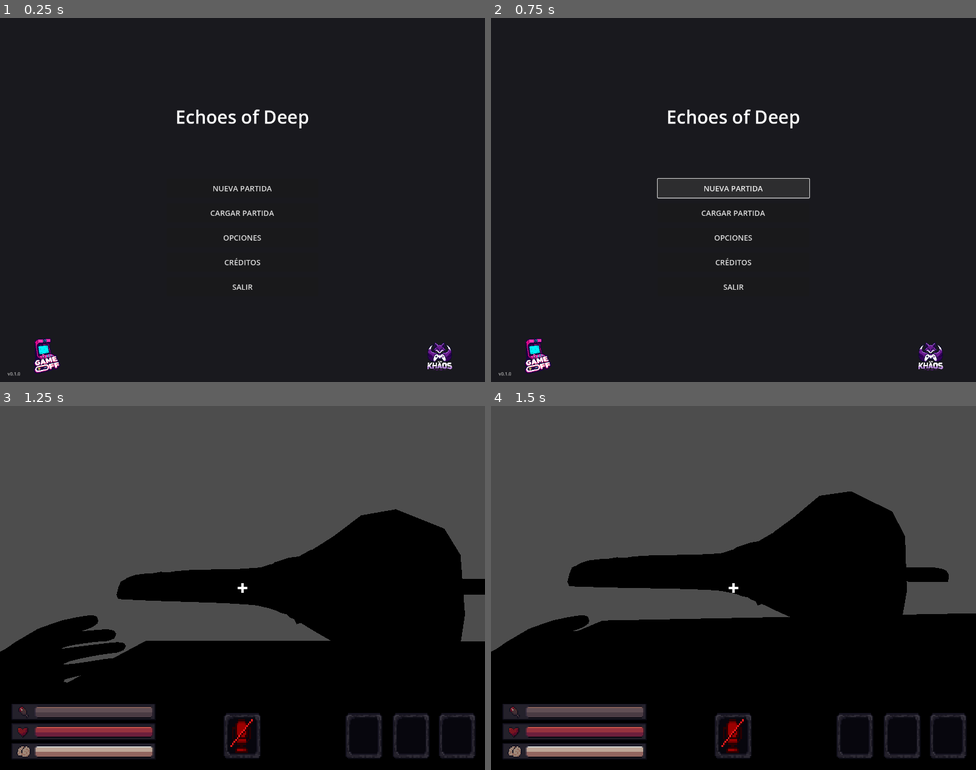
Above: before the commit, frames 1-4 (two rows, left to right).
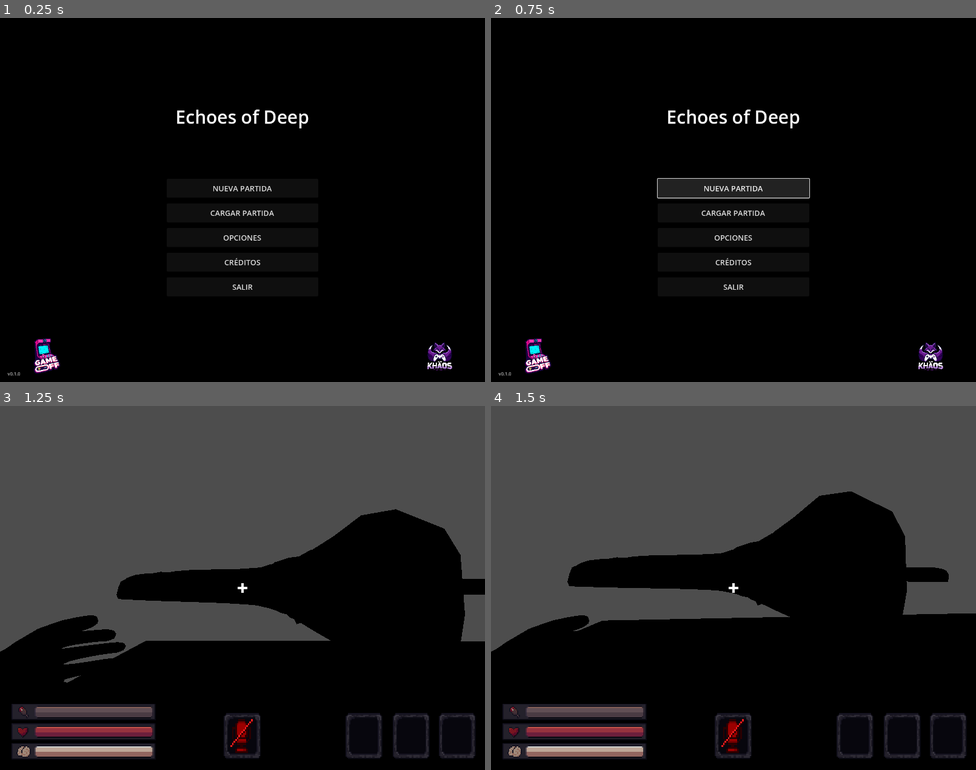
Above: after the commit, the same moments.

Repository: TeamKhaos/Echoes-of-Deep
Game: Godot game, scene res://scenes/main_menu.tscn
Same seed, same stepped clock (60 frames per second), same inputs: the game is played once before the commit and once after it. The project has no main scene, so this scene is started directly. Video files are missing from this copy of the repository; at most half a second of black plays in their place. Sound files missing from this copy of the repository are replaced by a short silence.
Inputs (mouse positions are in pixels of both pictures, inside the frame that each line leads up to):
- Up to frame 1 (0.25 s): no input
- Up to frame 2 (0.75 s): click "NUEVA PARTIDA" at 0.5 s
- Up to frame 3 (1.25 s): no input
- Up to frame 4 (1.5 s): tap Enter at 1.25 s; move the mouse to (757, 588) at 1.27 s; hold W (Up) from 1.28 s (still down); hold Shift (Crouch) from 1.28 s (still down); click (757, 588) at 1.42 s

The runs differ from the first frame. In frame 1, 91% of the frame differs, in the area x 0-100%, y 0-100%; in frame 2, 91%; in frame 3, nothing differs; in frame 4, nothing differs.

Commit message:
video del menu

Diff:
--- a/scenes/main_menu.tscn
+++ b/scenes/main_menu.tscn
@@ -1,9 +1,10 @@
-[gd_scene load_steps=5 format=3 uid="uid://dahqqm6cbn4yf"]
+[gd_scene load_steps=6 format=3 uid="uid://dahqqm6cbn4yf"]
 
 [ext_resource type="Script" uid="uid://c77qmqqkawhyt" path="res://scripts/main_menu.gd" id="1_l6cm7"]
 [ext_resource type="Texture2D" uid="uid://cn7ja2j2kipn7" path="res://resources/images/Dev Studio.png" id="2_bqqt6"]
 [ext_resource type="Texture2D" uid="uid://bs4jfcy8fupf4" path="res://resources/images/Game Off.png" id="3_wu84c"]
 [ext_resource type="AudioStream" uid="uid://dv2q533pp4u6r" path="res://resources/audio/menu_music.ogg" id="4_wu84c"]
+[ext_resource type="VideoStream" uid="uid://cax8qqaplepm8" path="res://resources/video/intro.ogv" id="5_8ln24"]
 
 [node name="MainMenu" type="Control"]
 layout_mode = 3
@@ -16,6 +17,28 @@
 developer_logo = ExtResource("2_bqqt6")
 gamejam_logo = ExtResource("3_wu84c")
 menu_music = ExtResource("4_wu84c")
+
+[node name="VideoBackground" type="VideoStreamPlayer" parent="."]
+layout_mode = 1
+anchors_preset = 15
+anchor_right = 1.0
+anchor_bottom = 1.0
+grow_horizontal = 2
+grow_vertical = 2
+mouse_filter = 2
+stream = ExtResource("5_8ln24")
+expand = true
+loop = true
+
+[node name="VideoOverlay" type="ColorRect" parent="VideoBackground"]
+layout_mode = 1
+anchors_preset = 15
+anchor_right = 1.0
+anchor_bottom = 1.0
+grow_horizontal = 2
+grow_vertical = 2
+mouse_filter = 2
+color = Color(0, 0, 0, 0.15686275)
 
 [node name="Background" type="ColorRect" parent="."]
 layout_mode = 1
--- a/scripts/main_menu.gd
+++ b/scripts/main_menu.gd
@@ -17,6 +17,11 @@
 @export var menu_music: AudioStream
 @export var button_hover_sound: AudioStream
 @export var button_click_sound: AudioStream
+
+# 🎬 Configuración de video
+@export_group("Video Background")
+@export var enable_video_background: bool = true
+@export_range(0.0, 1.0, 0.1) var video_overlay_opacity: float = 0.4
 
 # Nodos
 @onready var credits_panel = $CreditsPanel
@@ -25,7 +30,12 @@
 @onready var developer_logo_node = $DeveloperLogo
 @onready var gamejam_logo_node = $GameJamLogo
 @onready var background_texture = $Background/BackgroundTexture
+@onready var background_rect = $Background
 @onready var music_player = $AudioStreamPlayer
+
+# 🎬 Nodos de video (opcionales)
+@onready var video_background: VideoStreamPlayer = $VideoBackground if has_node("VideoBackground") else null
+@onready var video_overlay: ColorRect = $VideoBackground/VideoOverlay if has_node("VideoBackground/VideoOverlay") else null
 
 # Sliders de volumen
 @onready var master_volume_slider = $OptionsPanel/CenterContainer/VBoxContainer/MasterVolumeSlider
@@ -44,6 +54,9 @@
 	# Configurar cursor
 	Input.set_mouse_mode(Input.MOUSE_MODE_VISIBLE)
 
+	# Configurar video de fondo
+	_setup_video_background()
+
 	# Cargar recursos visuales
 	_load_visual_resources()
 
@@ -58,6 +71,60 @@
 	# Configurar hover effects en botones
 	_setup_button_effects()
 
+# ===============================
+# 🎬 SISTEMA DE VIDEO DE FONDO
+# ===============================
+
+func _setup_video_background():
+	"""Configura el video de fondo si está disponible"""
+
+	if not enable_video_background or not video_background:
+		# Si el video está desactivado o no existe, mostrar fondo estático
+		if background_rect:
+			background_rect.visible = true
+		return
+
+	# Verificar que el video tenga un stream asignado
+	if video_background.stream:
+		# Configurar el video
+		video_background.autoplay = true
+		video_background.loop = true
+		video_background.expand = true
+
+		# Silenciar el video (usaremos la música del menú)
+		video_background.volume_db = -80.0
+
+		# Reproducir el video
+		video_background.play()
+
+		# Conectar señal para reiniciar si termina (por si loop falla)
+		if not video_background.finished.is_connected(_on_video_finished):
+			video_background.finished.connect(_on_video_finished)
+
+		# Ocultar el fondo estático
+		if background_rect:
+			background_rect.visible = false
+
+		# Configurar overlay oscuro
+		if video_overlay:
+			video_overlay.color = Color(0, 0, 0, video_overlay_opacity)
+			video_overlay.visible = true
+
+		print("🎬 Video de fondo configurado correctamente")
+	else:
+		# Si no hay video asignado, mostrar fondo estático
+		if background_rect:
+			background_rect.visible = true
+		push_warning("⚠️ VideoBackground existe pero no tiene stream asignado")
+
+func _on_video_finished():
+	"""Reinicia el video cuando termina (backup por si loop falla)"""
+	if video_background and video_background.stream:
+		video_background.play()
+
+# ===============================
+# CONFIGURACIÓN VISUAL
+# ===============================
 
 func _load_visual_resources():
 	# Cargar logo del desarrollador
@@ -68,8 +135,8 @@
 	if gamejam_logo and gamejam_logo_node:
 		gamejam_logo_node.texture = gamejam_logo
 
-	# Cargar imagen de fondo
-	if background_image and background_texture:
+	# Cargar imagen de fondo (solo si no hay video)
+	if background_image and background_texture and not (enable_video_background and video_background):
 		background_texture.texture = background_image
 		background_texture.visible = true
 
@@ -142,12 +209,15 @@
 
 func _on_music_volume_changed(value: float):
 	var db = linear_to_db(value)
-	AudioServer.set_bus_volume_db(AudioServer.get_bus_index("Music"), db)
+	var music_bus = AudioServer.get_bus_index("Music")
+	if music_bus != -1:
+		AudioServer.set_bus_volume_db(music_bus, db)
 	_save_settings()
 
 func _on_sfx_volume_changed(value: float):
 	var db = linear_to_db(value)
-	AudioServer.set_bus_volume_db(AudioServer.get_bus_index("SFX"), db)
+	if AudioServer.get_bus_index("SFX") != -1:
+		AudioServer.set_bus_volume_db(AudioServer.get_bus_index("SFX"), db)
 	_save_settings()
 
 func _on_fullscreen_toggled(toggled_on: bool):
Not shown, added: resources/video/intro.ogv.uid
Not shown, added: resources/video/intro.mp4
Not shown, added: resources/video/intro.ogv
